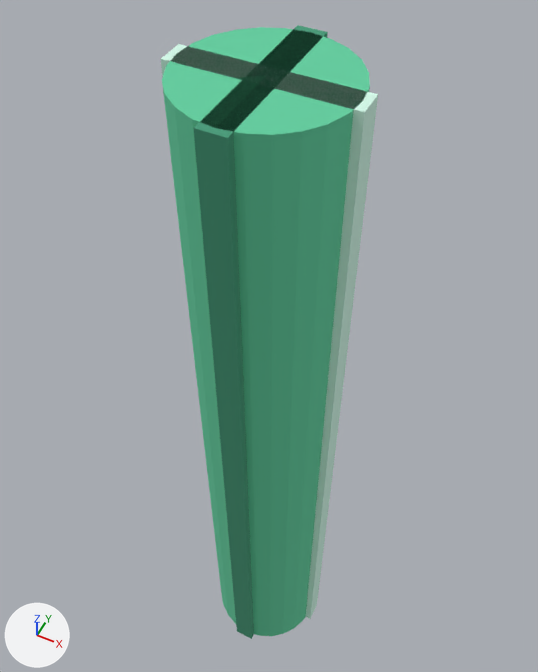
An edit to the glTF model assets/Robot_BlockBot/model_3.glb, drawn before and after from the same camera.
Before and after are seen from a 50 mm lens placed at (0.105, -0.208, 0.338), pointed at (-0.016, 0.035, 0.034). Every picture has the same lights, and +X, +Y and +Z are marked at lower left. The picture after the commit comes second. Vertices at exactly the same position are counted once.

The scene before the commit, as lines of its bpy script (objects in view):
```python
mat_material_1 = principled_material('Material_1')
mat_material_1.base_color = (0.655, 0.953, 0.816)  # pale green #d4fae9
mat_material_1.roughness = 1.0
mat_material_2 = principled_material('Material_2')
mat_material_2.base_color = (0.0588, 0.325, 0.188)  # green #459a78
mat_material_2.roughness = 1.0
me_model_3_nosimplify = bpy.data.meshes.new('model_3_NOSIMPLIFY')
me_model_3_nosimplify.from_pydata(...)  # 68 vertices, 120 faces; spans x -0.038..0.038, y -0.038..0.038, z -0.209..0.209
# faces by material slot: [96, 12, 12]
me_model_3_nosimplify.materials.append(mat_material_0)  # green #62ce9f
me_model_3_nosimplify.materials.append(mat_material_1)  # pale green #d4fae9
me_model_3_nosimplify.materials.append(mat_material_2)  # green #459a78
ob_model_3_nosimplify = bpy.data.objects.new('model_3_NOSIMPLIFY', me_model_3_nosimplify)
ob_model_3_nosimplify.location = (0.0, 0.0, 0.0)
```
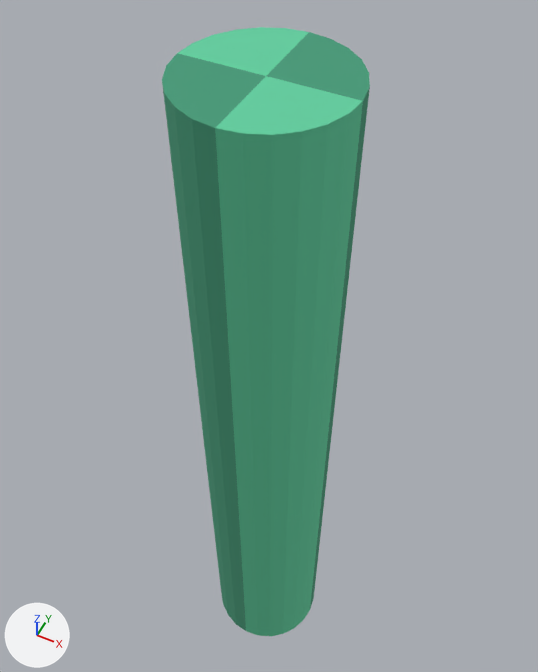
Boxes (x1, y1, x2, y2) around the edits, measured in the pictures (538 x 672 px):
'model_3_NOSIMPLIFY', recoloured, reshaped: before (161, 25, 378, 639); after (162, 27, 370, 636)
part 1 of me_model_3_nosimplify, deleted: before (161, 44, 378, 619)
part 2 of me_model_3_nosimplify, deleted (green): before (194, 25, 328, 639)
part 3 of me_model_3_nosimplify, recoloured: before (270, 34, 370, 100); after (267, 32, 370, 608)
part 4 of me_model_3_nosimplify, recoloured: before (162, 54, 266, 624); after (162, 53, 266, 631)

Diff of the bpy script that builds the scene:
```diff
--- a/assets/Robot_BlockBot/model_3.glb.py
+++ b/assets/Robot_BlockBot/model_3.glb.py
@@ mat_material_1 @@
 mat_material_1 = principled_material('Material_1')
-mat_material_1.base_color = (0.655, 0.953, 0.816)  # pale green #d4fae9
+mat_material_1.base_color = (0.0588, 0.325, 0.188)  # green #459a78
 mat_material_1.roughness = 1.0
@@ mat_material_2 @@
 mat_material_2 = principled_material('Material_2')
-mat_material_2.base_color = (0.0588, 0.325, 0.188)  # green #459a78
+mat_material_2.base_color = (0.122, 0.62, 0.349)  # green #62ce9f
 mat_material_2.roughness = 1.0
@@ mat_material_3 @@
+mat_material_3 = principled_material('Material_3')
+mat_material_3.base_color = (0.0588, 0.325, 0.188)  # green #459a78
+mat_material_3.roughness = 1.0
@@ me_model_3_nosimplify @@
 # used by ob_model_3_nosimplify
-me_model_3_nosimplify.from_pydata(...)  # 68 vertices, 120 faces; spans x -0.038..0.038, y -0.038..0.038, z -0.209..0.209
+me_model_3_nosimplify.from_pydata(...)  # 52 vertices, 112 faces; spans x -0.035..0.035, y -0.035..0.035, z -0.209..0.209
+# me_model_3_nosimplify part 1: the loose piece of 8 vertices spanning x -0.038..0.038, y -0.006..0.006, z -0.209..0.209 is deleted
+# me_model_3_nosimplify part 2: the loose piece of 8 vertices spanning x -0.006..0.006, y -0.038..0.038, z -0.209..0.209 is deleted
+# me_model_3_nosimplify part 3: 24 faces spanning x 0.0..0.035, y 0.0..0.035, z -0.209..0.209 switch from mat_material_0 (green #62ce9f) to mat_material_1 (green #459a78)
+# me_model_3_nosimplify part 4: 24 faces spanning x -0.035..0.0, y -0.035..0.0, z -0.209..0.209 switch from mat_material_0 (green #62ce9f) to mat_material_3 (green #459a78)
+# other edits to the shape of me_model_3_nosimplify do not show in these pictures
 me_model_3_nosimplify.materials.append(mat_material_2)
```
